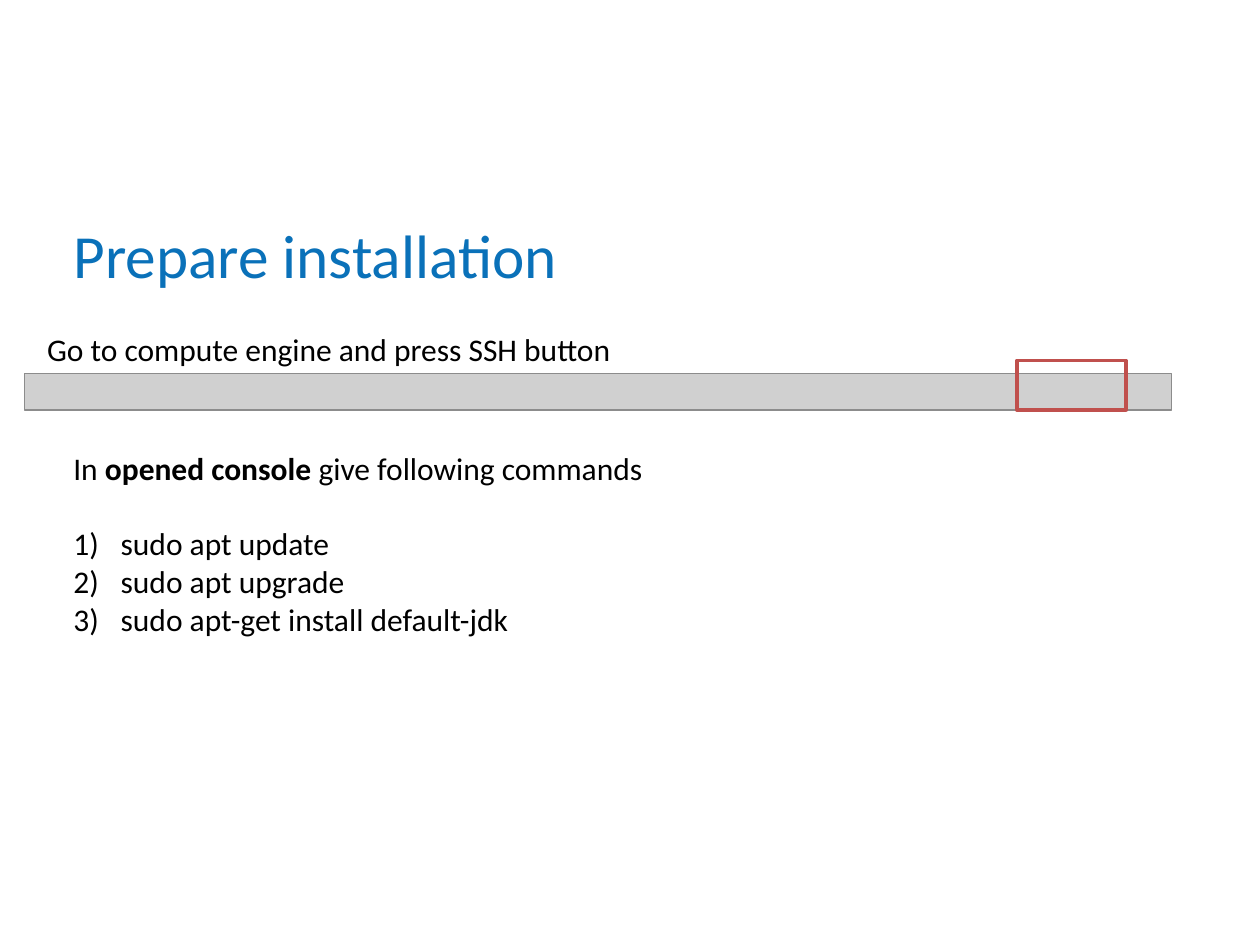
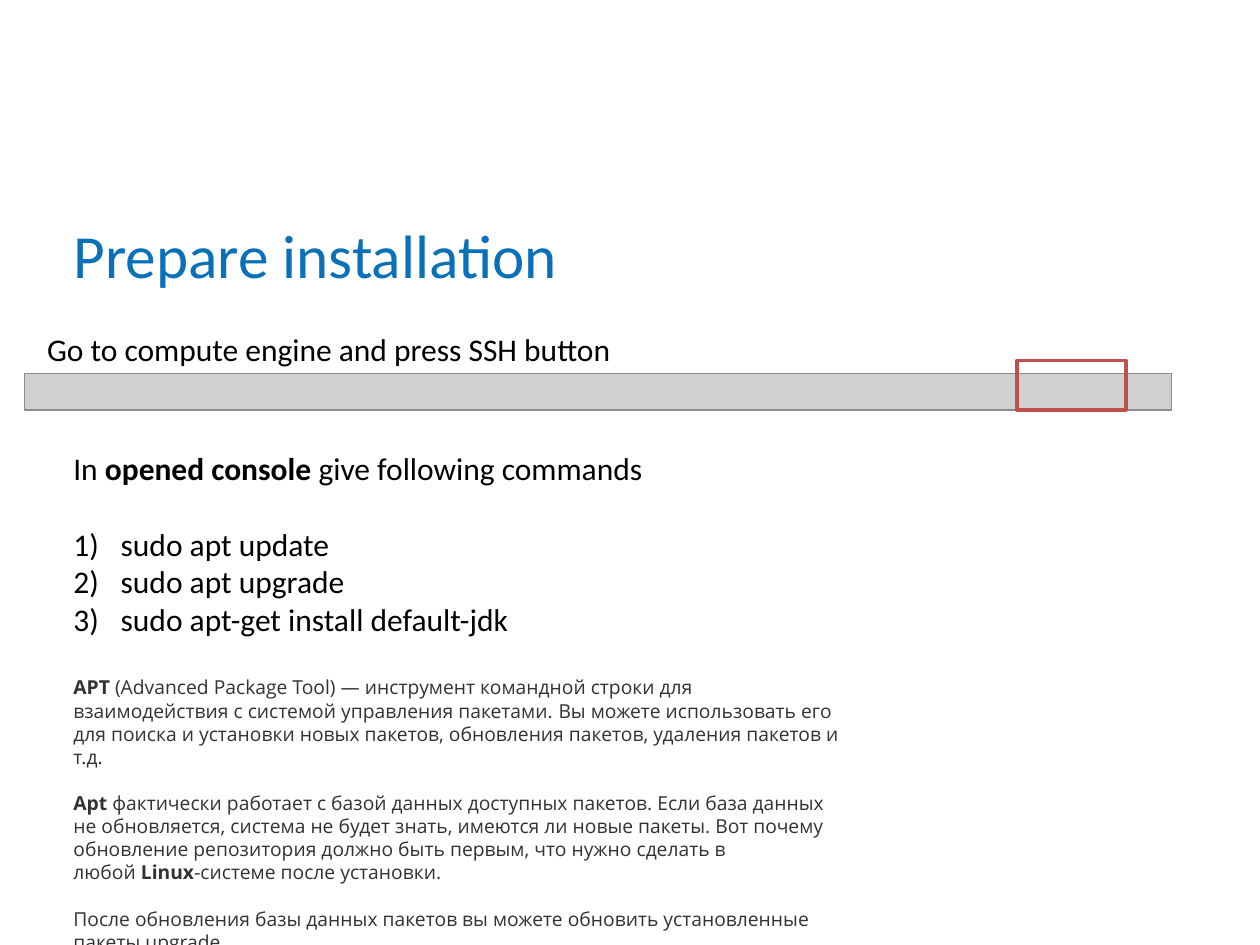
Before and after one commit to mitka0260/BCSlessons, a slide deck: slide 12 of src/main/java/ee/bcs/java/lectures/Loeng47 - Google-Cloud-Deploy.pptx. Drawn at 1260x945 pixels with LibreOffice and Linux fonts; fonts in the diff are those of the drawing; grey boxes stand for pictures; background and template pictures are left out. Boxes give left, top, right and bottom in pixels: in the first picture for what was removed or moved away, otherwise in the second. Text is boxed around its words. In the diff, an @@ line names an element or a change of style, - is before the commit and + after.

```diff
--- a/src/main/java/ee/bcs/java/lectures/Loeng47 - Google-Cloud-Deploy.pptx
+++ b/src/main/java/ee/bcs/java/lectures/Loeng47 - Google-Cloud-Deploy.pptx
@@ text at <box>73,679,838,931</box>: paragraphs added @@
+APT (Advanced Package Tool) — инструмент командной строки для взаимодействия с системой управления пакетами. Вы можете использовать его для поиска и установки новых пакетов, обновления пакетов, удаления пакетов и т.д.
+Apt фактически работает с базой данных доступных пакетов. Если база данных не обновляется, система не будет знать, имеются ли новые пакеты. Вот почему обновление репозитория должно быть первым, что нужно сделать в любой Linux-системе после установки.
+После обновления базы данных пакетов вы можете обновить установленные пакеты upgrade
```
Also in this commit, not shown: 4 other slides changed, 8 other files.
